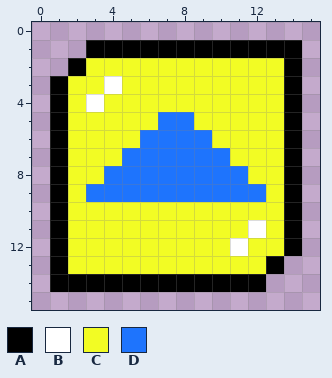
Pixel-art sprite -- Sprites/LogoSmall3.png. This is how it looked before the edit.
The file is 256x256 pixels, drawn in blocks of 16x16; one block is one cell here.
Palette (. is transparent): A #000000  B #ffffff  C #f2fc24  D #1e74fd
Pixels before, first column x 1:
 1 ..AAAAAAAAAAAA
 2 .ACCCCCCCCCCCA
 3 ACCBCCCCCCCCCA
 4 ACBCCCCCCCCCCA
 5 ACCCCCDDCCCCCA
 6 ACCCCDDDDCCCCA
 7 ACCCDDDDDDCCCA
 8 ACCDDDDDDDDCCA
 9 ACDDDDDDDDDDCA
10 ACCCCCCCCCCCCA
11 ACCCCCCCCCCBCA
12 ACCCCCCCCCBCCA
13 ACCCCCCCCCCCA.
14 AAAAAAAAAAAA..
After:
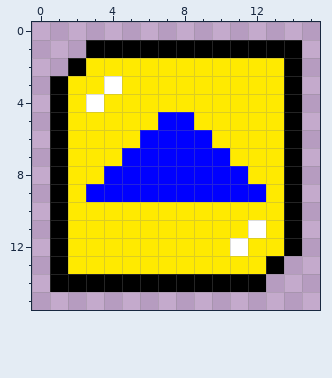
Diff:
Colour C changes from #f2fc24 to #ffea00.
Colour D changes from #1e74fd to #0000ff.
Where, in picture pixels (left, top, right, bottom), the same in both pictures:
changed: (68, 58, 284, 274)
